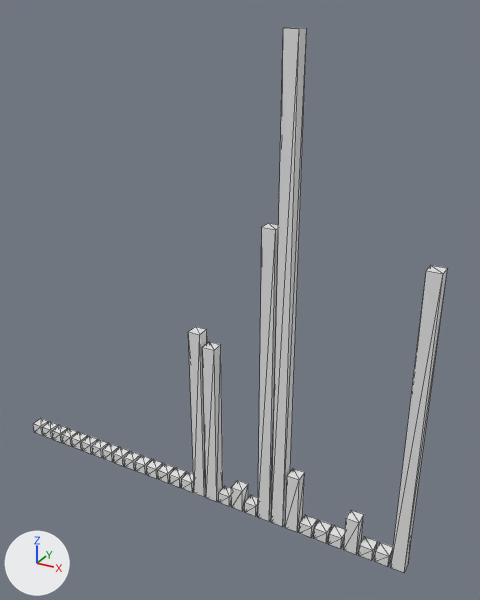
The glTF model models/commit_sculpture.glb as it was, and as the next commit left it.
Rendered twice from a 50 mm lens placed at (42.3, -37.6, 37.1), pointed at (20.7, 1.6, 17.5). The lights are fixed; the arrows at lower left show +X, +Y and +Z. The older version comes first. Mesh edges are drawn as thin lines. Where no turn or scale is listed for an object, it has been applied to the vertices.

The first picture shows 'geometry_11', 'geometry_12', 'geometry_15', 'geometry_16', 'geometry_17', 'geometry_18', 'geometry_20', 'geometry_21', 'geometry_22', 'geometry_25', 'geometry_26', 'geometry_29' and 18 more.
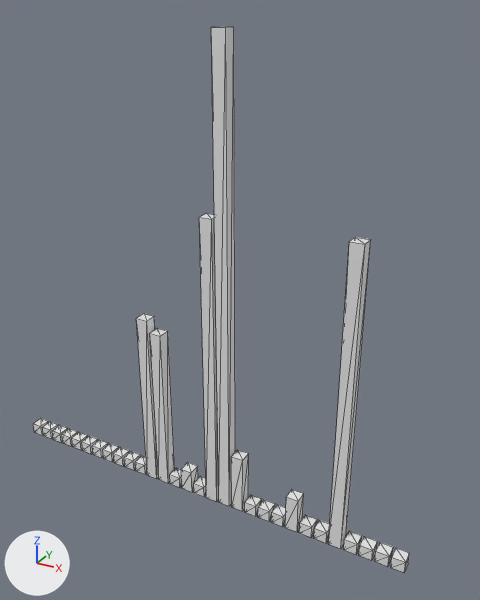
Commit message: Update commit sculpture [skip ci]

The change, as a diff of the scene's bpy script:
```diff
--- a/models/commit_sculpture.glb.py
+++ b/models/commit_sculpture.glb.py
@@ me_geometry_11 @@
-me_geometry_11.from_pydata(...)  # 8 vertices, 12 faces; spans x 12.7..13.7, y -0.5..0.5, z 0.0..1.0
+me_geometry_11.from_pydata(...)  # 8 vertices, 12 faces; spans x 12.7..13.7, y -0.5..0.5, z 0.0..15.0
+# me_geometry_11 part 1: the whole mesh is scaled about the mesh origin by (1, 1, 15)
@@ me_geometry_12 @@
-me_geometry_12.from_pydata(...)  # 8 vertices, 12 faces; spans x 13.9..14.9, y -0.5..0.5, z 0.0..1.0
+me_geometry_12.from_pydata(...)  # 8 vertices, 12 faces; spans x 13.9..14.9, y -0.5..0.5, z 0.0..14.0
+# me_geometry_12 part 2: the whole mesh is scaled about the mesh origin by (1, 1, 14)
@@ me_geometry_15 @@
-me_geometry_15.from_pydata(...)  # 8 vertices, 12 faces; spans x 17.5..18.5, y -0.5..0.5, z 0.0..15.0
+me_geometry_15.from_pydata(...)  # 8 vertices, 12 faces; spans x 17.5..18.5, y -0.5..0.5, z 0.0..1.0
+# me_geometry_15 part 3: the whole mesh is scaled about the mesh origin by (1, 1, 0.0667)
@@ me_geometry_16 @@
-me_geometry_16.from_pydata(...)  # 8 vertices, 12 faces; spans x 18.7..19.7, y -0.5..0.5, z 0.0..14.0
+me_geometry_16.from_pydata(...)  # 8 vertices, 12 faces; spans x 18.7..19.7, y -0.5..0.5, z 0.0..24.0
+# me_geometry_16 part 4
+for i in [2, 3, 6, 7]: me_geometry_16.vertices[i].co += Vector((0.0, 0.0, 10.0))
@@ me_geometry_17 @@
-me_geometry_17.from_pydata(...)  # 8 vertices, 12 faces; spans x 19.9..20.9, y -0.5..0.5, z 0.0..1.0
+me_geometry_17.from_pydata(...)  # 8 vertices, 12 faces; spans x 19.9..20.9, y -0.5..0.5, z 0.0..36.0
+# me_geometry_17 part 5: the whole mesh is scaled about the mesh origin by (1, 1, 36)
@@ me_geometry_18 @@
-me_geometry_18.from_pydata(...)  # 8 vertices, 12 faces; spans x 21.1..22.1, y -0.5..0.5, z 0.0..2.0
+me_geometry_18.from_pydata(...)  # 8 vertices, 12 faces; spans x 21.1..22.1, y -0.5..0.5, z 0.0..5.0
+# me_geometry_18 part 6: the whole mesh is scaled about the mesh origin by (1, 1, 2.5)
@@ me_geometry_20 @@
-me_geometry_20.from_pydata(...)  # 8 vertices, 12 faces; spans x 23.5..24.5, y -0.5..0.5, z 0.0..24.0
+me_geometry_20.from_pydata(...)  # 8 vertices, 12 faces; spans x 23.5..24.5, y -0.5..0.5, z 0.0..1.0
+# me_geometry_20 part 7: the whole mesh is scaled about the mesh origin by (1, 1, 0.0417)
@@ me_geometry_21 @@
-me_geometry_21.from_pydata(...)  # 8 vertices, 12 faces; spans x 24.7..25.7, y -0.5..0.5, z 0.0..36.0
+me_geometry_21.from_pydata(...)  # 8 vertices, 12 faces; spans x 24.7..25.7, y -0.5..0.5, z 0.0..1.0
+# me_geometry_21 part 8: the whole mesh is scaled about the mesh origin by (1, 1, 0.0278)
@@ me_geometry_22 @@
-me_geometry_22.from_pydata(...)  # 8 vertices, 12 faces; spans x 25.9..26.9, y -0.5..0.5, z 0.0..5.0
+me_geometry_22.from_pydata(...)  # 8 vertices, 12 faces; spans x 25.9..26.9, y -0.5..0.5, z 0.0..3.0
+# me_geometry_22 part 9: the whole mesh is scaled about the mesh origin by (1, 1, 0.6)
@@ me_geometry_25 @@
-me_geometry_25.from_pydata(...)  # 8 vertices, 12 faces; spans x 29.5..30.5, y -0.5..0.5, z 0.0..1.0
+me_geometry_25.from_pydata(...)  # 8 vertices, 12 faces; spans x 29.5..30.5, y -0.5..0.5, z 0.0..24.0
+# me_geometry_25 part 10: the whole mesh is scaled about the mesh origin by (1, 1, 24)
@@ me_geometry_26 @@
-me_geometry_26.from_pydata(...)  # 8 vertices, 12 faces; spans x 30.7..31.7, y -0.5..0.5, z 0.0..3.0
+me_geometry_26.from_pydata(...)  # 8 vertices, 12 faces; spans x 30.7..31.7, y -0.5..0.5, z 0.0..1.0
+# me_geometry_26 part 11: the whole mesh is scaled about the mesh origin by (1, 1, 0.333)
@@ me_geometry_29 @@
-me_geometry_29.from_pydata(...)  # 8 vertices, 12 faces; spans x 34.3..35.3, y -0.5..0.5, z 0.0..23.0
+me_geometry_29.from_pydata(...)  # 8 vertices, 12 faces; spans x 34.3..35.3, y -0.5..0.5, z 0.0..1.0
+# me_geometry_29 part 12: the whole mesh is scaled about the mesh origin by (1, 1, 0.0435)
```

Pixel boxes (x1, y1, x2, y2) of what changed, in the pictures (480 x 600 px):
'geometry_21', rescaled: before (271, 28, 307, 527); after (271, 505, 286, 527)
'geometry_17', rescaled: before (219, 486, 232, 506); after (211, 27, 235, 506)
'geometry_25', rescaled (147% wider, 1204% taller): before (329, 526, 345, 549); after (329, 237, 370, 549)
'geometry_29', rescaled (67% narrower, 92% shorter): before (391, 265, 447, 572); after (391, 548, 409, 572)
'geometry_16', reshaped: before (202, 342, 223, 501); after (199, 214, 219, 501)
'geometry_20', rescaled: before (258, 223, 279, 521); after (258, 500, 275, 521)
'geometry_12', rescaled (47% wider, 680% taller): before (158, 464, 174, 483); after (150, 328, 174, 483)
'geometry_15', rescaled: before (188, 327, 207, 497); after (194, 477, 206, 497)
'geometry_11', rescaled: before (147, 459, 163, 479); after (136, 314, 158, 479)
'geometry_22', rescaled (32% shorter): before (285, 468, 305, 532); after (285, 489, 304, 532)
'geometry_18', rescaled (94% taller): before (231, 480, 248, 511); after (231, 450, 249, 511)
'geometry_26', rescaled (10% narrower, 47% shorter): before (344, 510, 364, 554); after (344, 531, 362, 554)
